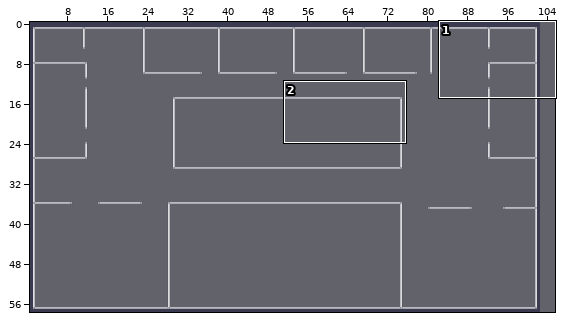
One commit to this Tiled map: Output/Assets/Maps/asd.tmx. The picture above shows the old version from afar; the outline marks the close-up.
Close-up. First the earlier version:
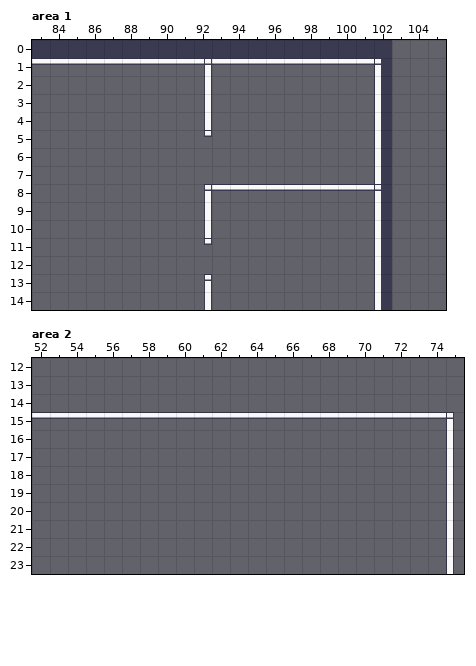
Cells are 32x32 px. Shown: area 1 x 83..105, y 0..14; area 2 x 52..75, y 12..23. The commit also changed other parts of the map, which this record leaves out.
After the commit:
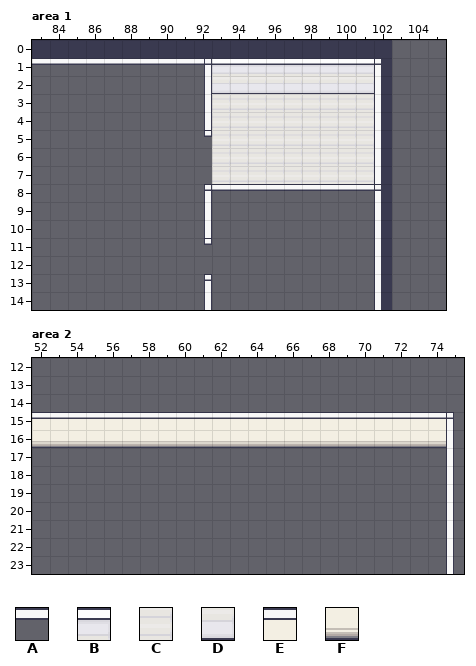
Key: from "Room_Builder_32x32": A 189, B 473, C 477, D 532, E 709, F 768.
_ is an empty cell.
Tiles replaced or removed in this view: A.
Tiles of an added or newly shown layer are drawn over the layers below it.
The exact change:
Changed rows in their new state; . is an unchanged cell.
Layer "WallsPinted" (added), area 1:
first column x 93:
 1 BBBBBBBBB
 2 DDDDDDDDD
Layer "Floor" (added), area 1:
first column x 93:
 3 CCCCCCCCC
 4 CCCCCCCCC
 5 CCCCCCCCC
 6 CCCCCCCCC
 7 CCCCCCCCC
Layer "InnerWalls", area 2:
first column x 52:
15 EEEEEEEEEEEEEEEEEEEEEEE
16 FFFFFFFFFFFFFFFFFFFFFFF
